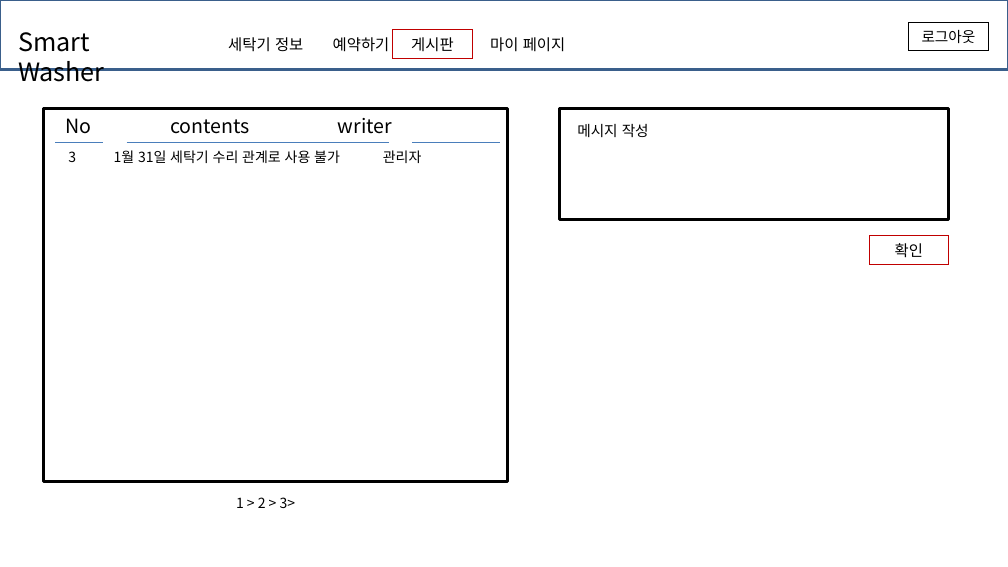
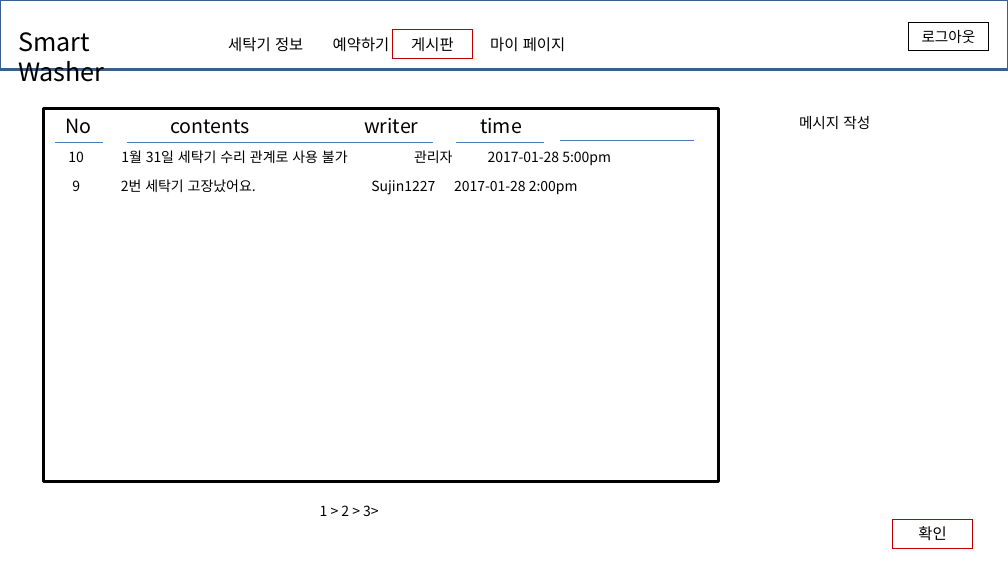
Before and after one commit to june3377/wm_pj, a slide deck: slide 6 of 문서파일/ui구상.pptx. Drawn at 1008x567 pixels with LibreOffice and Linux fonts; fonts in the diff are those of the drawing. Boxes give left, top, right and bottom in pixels: in the first picture for what was removed or moved away, otherwise in the second. Text is boxed around its words. In the diff, an @@ line names an element or a change of style, - is before the commit and + after.

```diff
--- a/문서파일/ui구상.pptx
+++ b/문서파일/ui구상.pptx
@@ rectangle: place and size @@
-rectangle at box(43, 109, 507, 482)
+rectangle at box(43, 109, 718, 482)
@@ text at box(65, 118, 522, 134): text changed @@
-No contents writer
+No contents writer time
@@ rectangle removed at box(559, 109, 949, 220) @@
@@ text "메시지 작성": place and size @@
-text "메시지 작성" at box(577, 124, 649, 137)
+text "메시지 작성" at box(799, 116, 870, 129)
@@ line moved from (127, 143) - (389, 143) to (127, 143) - (432, 143) @@
@@ line moved from (412, 143) - (500, 143) to (457, 143) - (543, 143) @@
@@ line added from (559, 141) to (695, 141), #4B7EBC 0.75 pt @@
@@ text at box(68, 150, 611, 166): text changed @@
-3 1월 31일 세탁기 수리 관계로 사용 불가 관리자
+10 1월 31일 세탁기 수리 관계로 사용 불가 관리자 2017-01-28 5:00pm
@@ text added at box(72, 179, 578, 195), 10 pt, text #000000 @@
+9 2번 세탁기 고장났어요. Sujin1227 2017-01-28 2:00pm
@@ text "1 > 2 > 3>": place and size @@
-text "1 > 2 > 3>" at box(236, 497, 296, 508)
+text "1 > 2 > 3>" at box(320, 505, 379, 516)
@@ rectangle "확인": place and size @@
-rectangle "확인" at box(869, 236, 949, 265)
+rectangle "확인" at box(893, 519, 973, 548)
```
Also in this commit, not shown: 2 other slides changed, 2 slides added.
